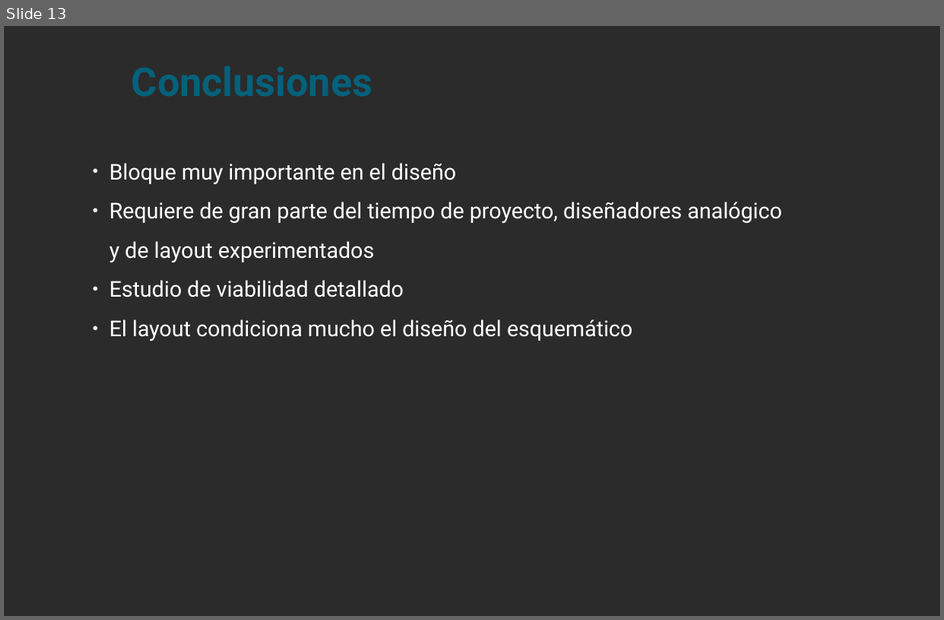
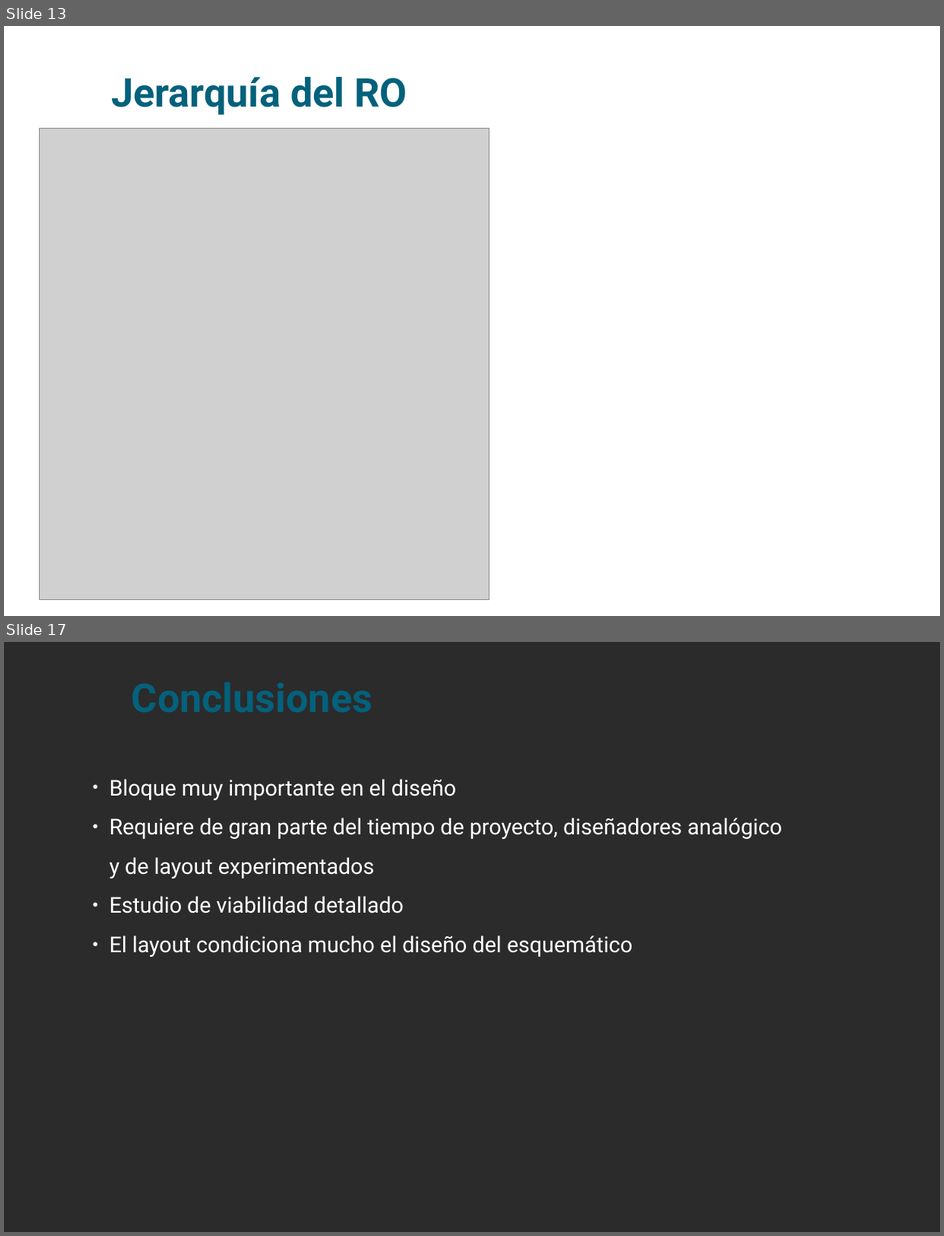
Before and after one commit to cmolinaord/TFG, a slide deck: exposition/expo.odp. Shown one above the other, each under a label of ours: slide 13 before the commit, slides 13 and 17 after it; the slides between them are not shown. The pictures are 944x620 and 944x1236 pixels, drawn with LibreOffice and Linux fonts; fonts in the diff are those of the drawing; grey boxes stand for pictures; background and template pictures are left out; a plain dark background stands for a picture behind light text. Boxes give left, top, right and bottom in pixels: in the first picture for what was removed or moved away, otherwise in the second. Text is boxed around its words. In the diff, an @@ line names an element or a change of style, - is before the commit and + after.

```diff
--- a/exposition/expo.odp
+++ b/exposition/expo.odp
@@ slide 13 added at (4,26,940,616), background picture (left out) @@
@@ subtitle added at (111,77,407,115), 40 pt, text #04617B, bold @@
+Jerarquía del RO
@@ picture added at (40,128,490,600) @@
@@ what was slide 13 is now slide 17 @@
```
Also in this commit, not shown: 8 slides changed, 6 other slides added, 3 slides removed.
